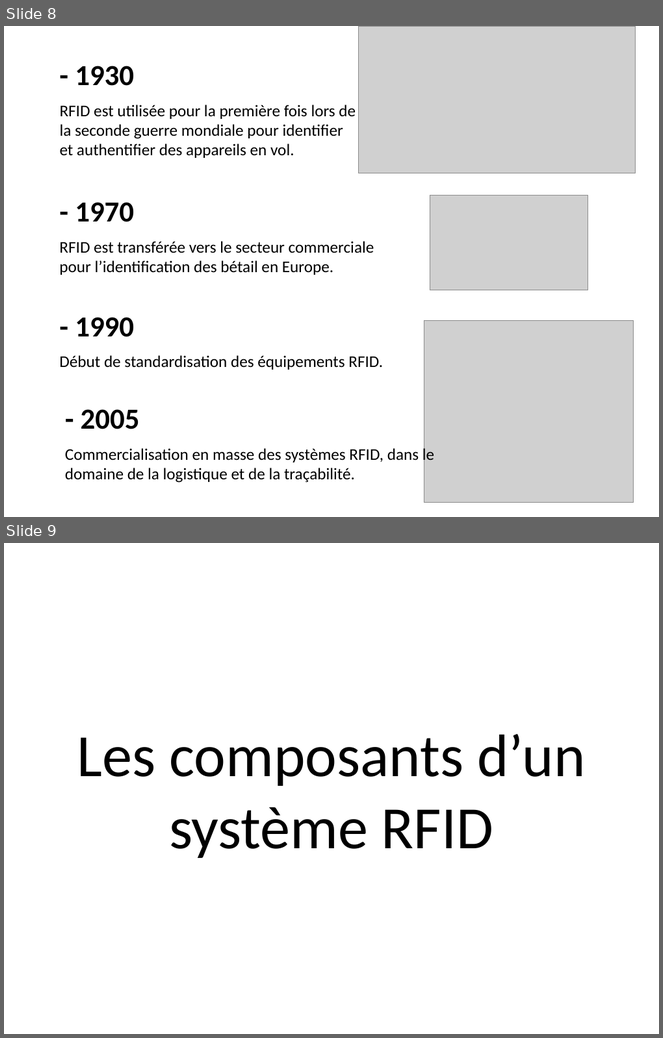
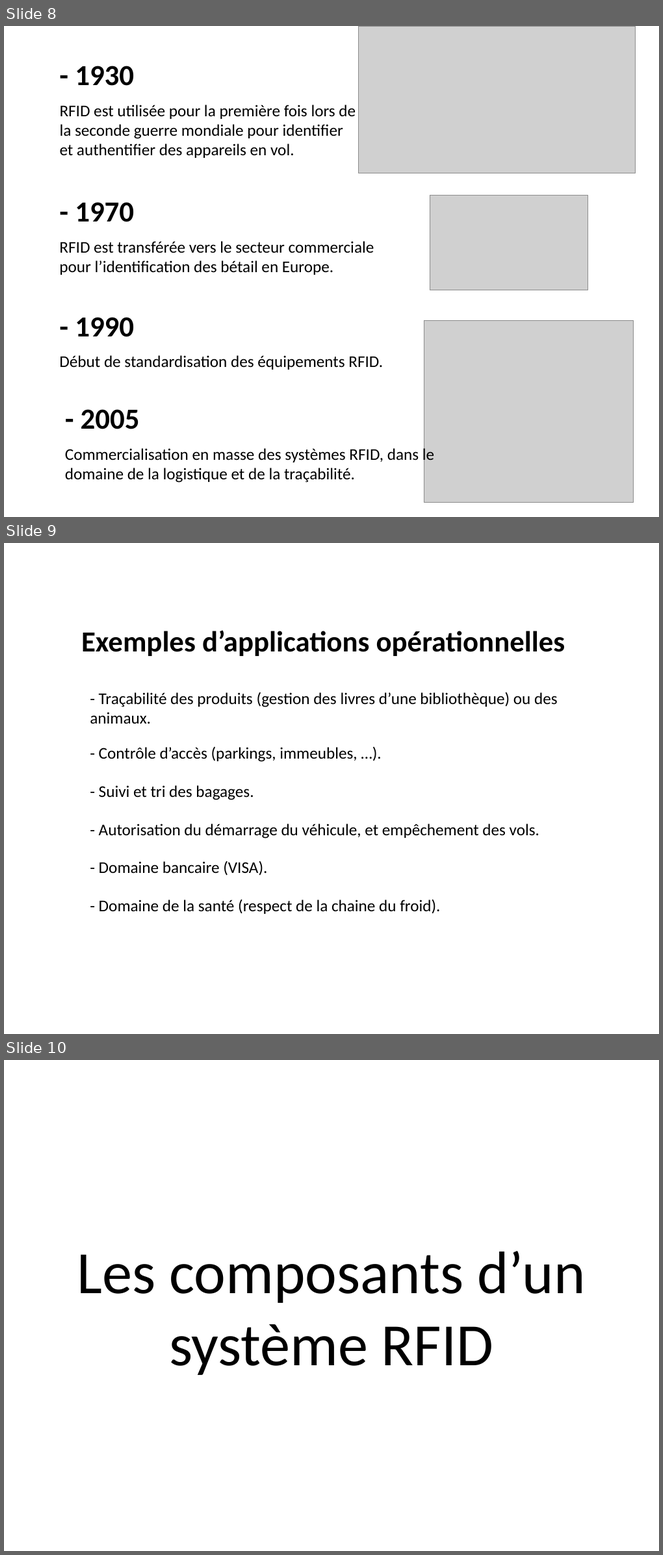
Before and after one commit to adeiry/RFID, a slide deck: RFID.pptx. Shown one above the other, each under a label of ours: slides 8 and 9 before the commit, slides 8, 9 and 10 after it. The pictures are 663x1038 and 663x1555 pixels, drawn with LibreOffice and Linux fonts; fonts in the diff are those of the drawing; grey boxes stand for pictures. Boxes give left, top, right and bottom in pixels: in the first picture for what was removed or moved away, otherwise in the second. Text is boxed around its words. In the diff, an @@ line names an element or a change of style, - is before the commit and + after.

```diff
--- a/RFID.pptx
+++ b/RFID.pptx
@@ slide 9 added at [4, 543, 659, 1034], background #FFFFFF @@
@@ text added at [81, 630, 566, 656], 32 pt, text #000000, bold @@
+Exemples d’applications opérationnelles
@@ text added at [90, 692, 558, 724], 18 pt, text #000000 @@
+- Traçabilité des produits (gestion des livres d’une bibliothèque) ou des animaux.
@@ text added at [99, 746, 357, 762], 18 pt, text #000000 @@
+- Contrôle d’accès (parkings, immeubles, …).
@@ text added at [99, 785, 254, 800], 18 pt, text #000000 @@
+- Suivi et tri des bagages.
@@ text added at [99, 824, 540, 839], 18 pt, text #000000 @@
+- Autorisation du démarrage du véhicule, et empêchement des vols.
@@ text added at [99, 861, 267, 876], 18 pt, text #000000 @@
+- Domaine bancaire (VISA).
@@ text added at [99, 899, 440, 914], 18 pt, text #000000 @@
+- Domaine de la santé (respect de la chaine du froid).
@@ what was slide 9 is now slide 10 @@
```
Also in this commit, not shown: 7 other slides added.
